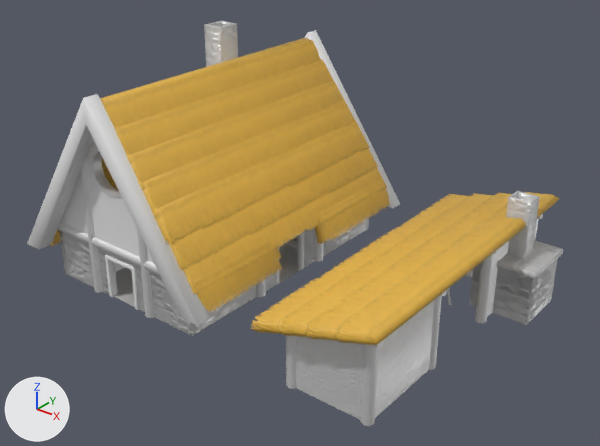
Before and after pictures for a commit that changed the FBX model Assets/Models/Buildings/House.fbx.
Camera for both pictures: a 50 mm lens placed at (20.1, -31.1, 22.6), pointed at (-4.2, -0.6, 3.7). The axes (+X, +Y, +Z) are drawn at lower left. The lights are the same throughout. Where no turn or scale is listed for an object, it has been applied to the vertices.

The first picture shows 'House'.
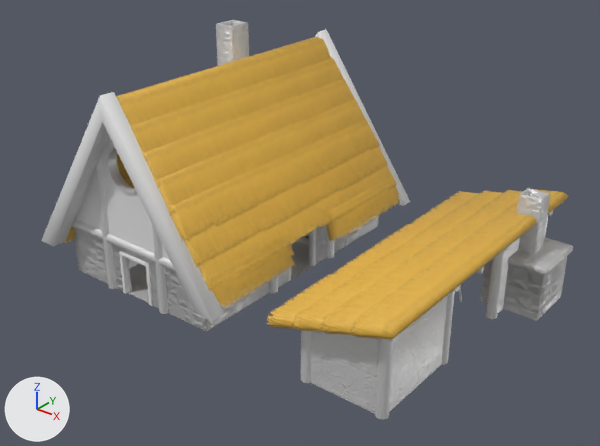
The edits, one by one:
me_cylinder_276 is used by ob_house; location (-0.21, -0.76, 0.05).
me_cylinder_276 had 4488 vertices, 4287 faces and spanned x -16.5..7.4, y -8.3..9.2, z -0.7..11.6.
me_cylinder_276 now has 2644 vertices, 2438 faces and spans x -16.5..-3.4, y -8.1..9.1, z -0.7..11.6.
me_cylinder_276 part 1: 54 loose pieces with 1844 vertices, spanning x -0.2..7.4, y -8.3..9.2, z 0.0..6.0, are deleted.
me_cylinder_276 no longer uses material mat_stone1.
me_cylinder_276 no longer uses material mat_metal01 (dark grey #6d6d6d).
me_cylinder_276 no longer uses material mat_stone4.
me_cylinder_276 no longer uses material mat_metal02 (dark grey #6d6d6d).
Mesh me_cylinder_001 is new.
It has 1219 vertices, 1256 faces and spans x -0.2..7.4, y -8.3..9.2, z 0.0..6.0.
Faces by material slot: [536, 18, 25, 156, 456, 64, 1].
It uses material mat_trunk.
It uses material mat_wood.
It uses material mat_stone1.
It uses material mat_stone3.
It uses material mat_stone2.
It uses material mat_straw.
It uses material mat_straw2.
Object 'House' (ob_house) moves from (-0.21, -0.76, 0.05) to (0.0, 0.0, 0.0).
Object 'Outside' (ob_outside) is new; it shows me_cylinder_001.
Its location is (0.0, 0.0, 0.0).

Boxes (x1, y1, x2, y2) around the edits, measured in the pictures (600 x 446 px):
'House', reshaped, moved (31% narrower, 23% shorter): before (27, 21, 563, 426); after (41, 20, 410, 331)
'Outside', added: after (266, 188, 573, 420)
    faces in mat_straw: (266, 189, 569, 339)
    faces in mat_stone1: (311, 237, 520, 414)
    faces in mat_stone3: (480, 188, 573, 321)
    faces in mat_trunk: (301, 213, 553, 420)
part 1 of me_cylinder_276, deleted: before (250, 191, 563, 426)
